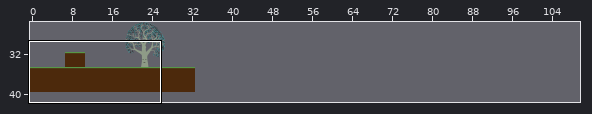
One commit to this Tiled map: Dimensions - Copia/maps/chapter1Test.tmx. The picture above shows the old version from afar; the outline marks the close-up.
Close-up. As it was:
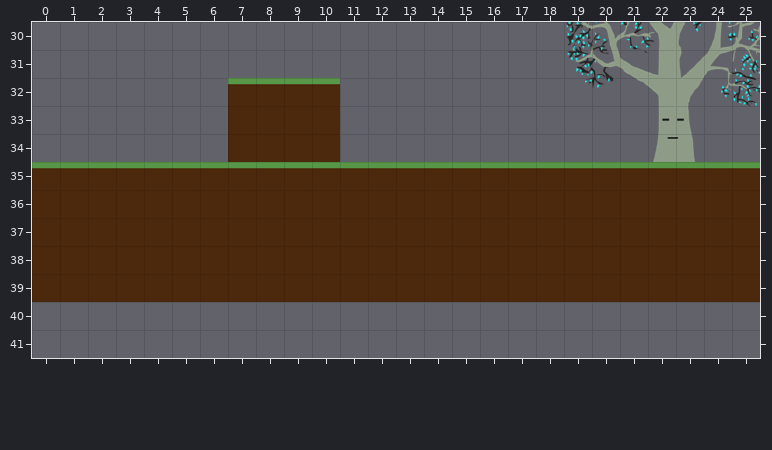
Cells are 32x32 px. Shown: x 0..25, y 30..41. The commit also changed other parts of the map, which this record leaves out.
The same view after the edit:
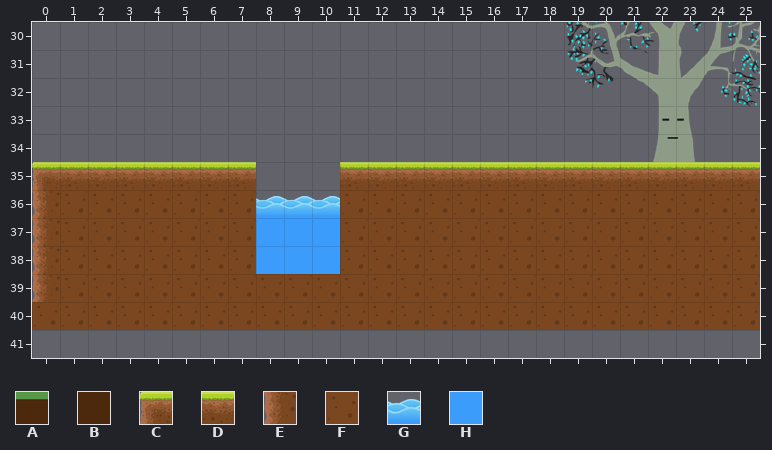
Key: from "ground": A 0 "ground", B 6; from "ground_elements": C 0 "ground", D 1 "ground", E 3, F 4, G 6 "water", H 7 "water".
_ is an empty cell, . an unchanged one.
What changed:
--- layer "Golgota_1"
@@ x 0..25 @@
-32 .......AAAA...............
-33 .......BBBB...............
-34 .......BBBB...............
-35 AAAAAAAAAAAAAAAAAAAAAAAAAA
-36 BBBBBBBBBBBBBBBBBBBBBBBBBB
-37 BBBBBBBBBBBBBBBBBBBBBBBBBB
-38 BBBBBBBBBBBBBBBBBBBBBBBBBB
-39 BBBBBBBBBBBBBBBBBBBBBBBBBB
-40 __________________________
+32 .......____...............
+33 .......____...............
+34 .......____...............
+35 CDDDDDDD___DDDDDDDDDDDDDDD
+36 EFFFFFFFGGGFFFFFFFFFFFFFFF
+37 EFFFFFFFHHHFFFFFFFFFFFFFFF
+38 EFFFFFFFHHHFFFFFFFFFFFFFFF
+39 EFFFFFFFFFFFFFFFFFFFFFFFFF
+40 FFFFFFFFFFFFFFFFFFFFFFFFFF
Boxes around the changes in both close-ups, in picture pixels (x1, y1, x2, y2):
changed: (32, 78, 760, 330)
